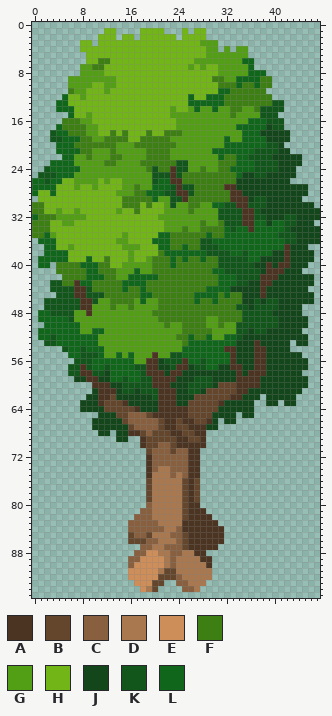
Pixel-art file, stored at Assets/tree.aseprite. Above, as it was before the edit.
48x96 pixels, 1 frame. Pixels under 10% opacity are left out.
Palette (. is transparent): A #4b3421  B #64462d  C #88603f  D #aa784f  E #ce8e59  F #3d7f13  G #529e14  H #72b516  J #13461a  K #12561c  L #10671c
After:
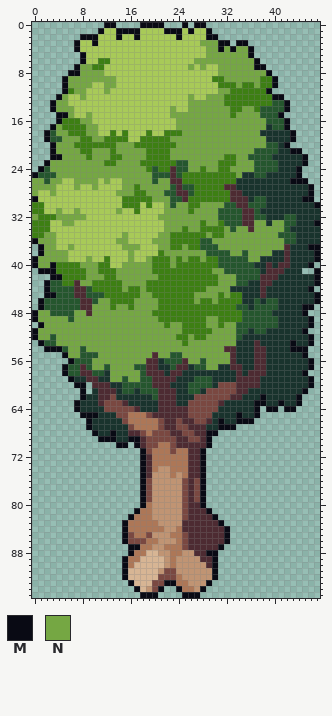
Colours new in this view: M #090a14  N #75a743
Commit: tree colors and outline
Diff:
colour A: #4b3421 -> #4d2b32
colour B: #64462d -> #7a4841
colour C: #88603f -> #ad7757
colour D: #aa784f -> #c09473
colour E: #ce8e59 -> #d7b594
colour H: #72b516 -> #a8ca58
colour J: #13461a -> #19332d
colour K: #12561c -> #25562e
Changed rows in their new state; - is a pixel that keeps its letter.
first column x 0:
 0 ------------MM----MMMM---M-MM-------------------
 1 -----------M--MMMM----MMM-M--M------------------
 2 --------MMM---M--M------M----MM-----------------
 3 -------M--M-----------------NNNMM-MM------------
 4 -------M---------------------NNMNMNNM-----------
 5 --------M--------------------NNNNNNNM-----------
 6 --------M------------------NNNNNNNNNNM----------
 7 -------MNN----------------N-N--NNNNNNMM---------
 8 ------MMNNNN-------------------NNNNNNNNM--------
 9 -----MNNNNNNNN------------------NNNNNN--M-------
10 -----MNNNN--NN--------------------N--N--M-------
11 -----M-NN---N------------------NN------M--------
12 ----MN--N-----------------N--NNN--------MM------
13 ---MNN--------------------NNNNNN----------M-----
14 ---MNNN----------------N--NNNNNNN--NN-----M-----
15 ----MMN--N-------------NNNNNNNNNN-NNNN---M------
16 ----M---NN--------------NNNNNNNNNNNNNNN---M-----
17 ---MN----NN-------------NNNNNNNNNNNNNNN---M-----
18 --M-NN---NN--------------NNNNNNNNNNNNN-----M----
19 --M--NNN--NN-----------NNNNNNNNNNNNNNNN----M----
20 ---MNNN-------NNN-------NNNNNNNNNNNNNNN---M-----
21 ---MNNNN--NNN-NNNNN----NNNNNNNNNNNNNN------MM---
22 ---MMNNNN-NNN--NNNN----NNNNNNNNN--NN---------M--
23 --MNNNNNNNNN--NNNN--------NNNNN---NNN--------M--
24 -M-NNNNNNNNNNNNNNNN-------NN-NN--NNNN-------M---
25 M---NNNNNNNNNNNNNNNN--------------N---------M---
26 NN-NN--NNNN-N--NNNNN-NN--------------------MMM--
27 NNNN---N--N----NN-NNNNN-----------------------M-
28 N--N----------NNN--NNN------------------------M-
29 M-------------------NNN----------------------MM-
30 ----------------------N-NN--NNNN---------------M
31 ----N--N------N-------NNNN-NNNN-----------------
32 N---NNNNN------------NNNNNNNNNN-----------------
33 -----NN---------------NNNNNN-NN------NN-NN-----M
34 ----------------------NNN-NN----N-NN-NNNNN------
35 --NN-----------N-----NN------N--NNNNNNNNN-------
36 MNNN----------NN----NNN-------NNNNNNNNNNNN------
37 -MNN--N--------NNN---NN--N-----NNNNNNNNNNN----MM
38 -MNNNN----------N-----NNNNNNN----NN-NNNN-------M
39 MNNNNN---N------N--N---N-N--N-------NN---------M
40 MNNM----NNN----NNNNN---N----------------------M-
41 -MMM-----NN---NNNNNN----------NN---------------M
42 ---MM----NNN--NNNNNNN----------NNN-------------M
43 --M-----NN-----NNNN------------NNN-------------M
44 --M------------N--N----------NNNN-------------M-
45 --MM--------------NN-------NNNN-N--------------M
46 -M---------NN----NNNN------N--N----------------M
47 -M--------NNN-NN-NNNN------------------------MM-
48 MNN----NN-NNNNNNNNNN-------------------------M--
49 MNNNNN-NNNNNNNNNNNNNN--------NN---------------M-
50 -MNNNNNNNNNNNNNNNNNNNN-NN----NN-NN------------M-
51 MNNNNNNNNNNNNNNNNNNNNNNNN-----NNNN-----------M--
52 MNN-NNNNNNNNNNNNNNNNNNNN--N--NNNNN------------M-
53 -M--NNNNNNNNNNNNNNNNNNNNN-NNNNNNNN---------M--M-
54 --MMM-NN-NNNNNNNNNNNNNNNNNNNNNNN-----------MMM--
55 -----MNN---NNNNNNNNN-NN--NNNNNNNN------------M--
56 ------M---NNNNNNNNN-------NN-NNNN-------------M-
57 -----M----NN-NNNN------------NN---------------M-
58 -----M-------NNNNN---------------------------M--
59 ------M------NN-NN----------------------------M-
60 -------MM-------------------------------------M-
61 --------M------------------------------------M--
62 --------M-----------------------------M-----M---
63 -------M-----------------------------MM--M--M---
64 -------M-----------------------------M-MM-MM----
65 --------MMM-----------------------M--M----------
66 ---------M---------------------M--MMM-----------
67 ---------M---------------------MMM--------------
68 ----------M--M---------------MM-----------------
69 -----------MMM--MM-----------M------------------
70 --------------MM-M-----------M------------------
71 ------------------M---------M-------------------
72 ------------------M---------M-------------------
73 ------------------M---------M-------------------
74 ------------------M---------M-------------------
75 ------------------M---------M-------------------
76 ------------------M---------M-------------------
77 ------------------M---------M-------------------
78 ------------------M---------M-------------------
79 ------------------M---------M-------------------
80 ------------------M---------M-------------------
81 -----------------M-----------M------------------
82 ----------------M-------------M-----------------
83 ---------------M---------------M----------------
84 ---------------M----------------M---------------
85 ---------------M----------------M---------------
86 ---------------M----------------M---------------
87 ----------------MM-------------M----------------
88 ----------------M------------MM-----------------
89 ---------------M--------------M-----------------
90 ---------------M--------------M-----------------
91 ---------------M--------------M-----------------
92 ---------------M--------------M-----------------
93 ----------------M-----MM-----M------------------
94 -----------------M---M--M---M-------------------
95 ------------------MMM----MMM--------------------
